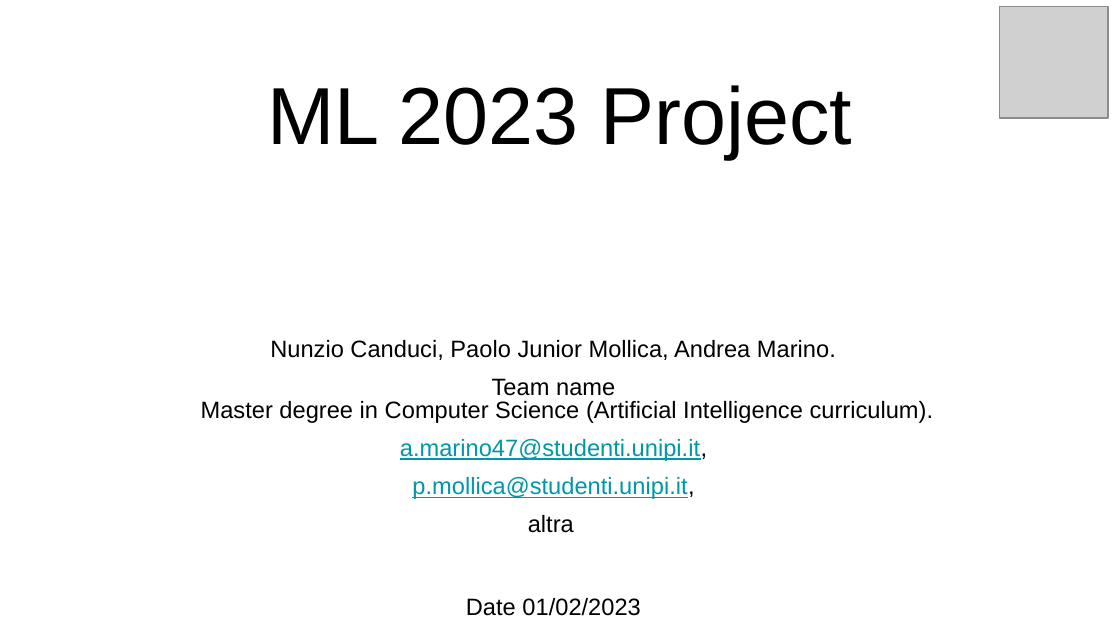
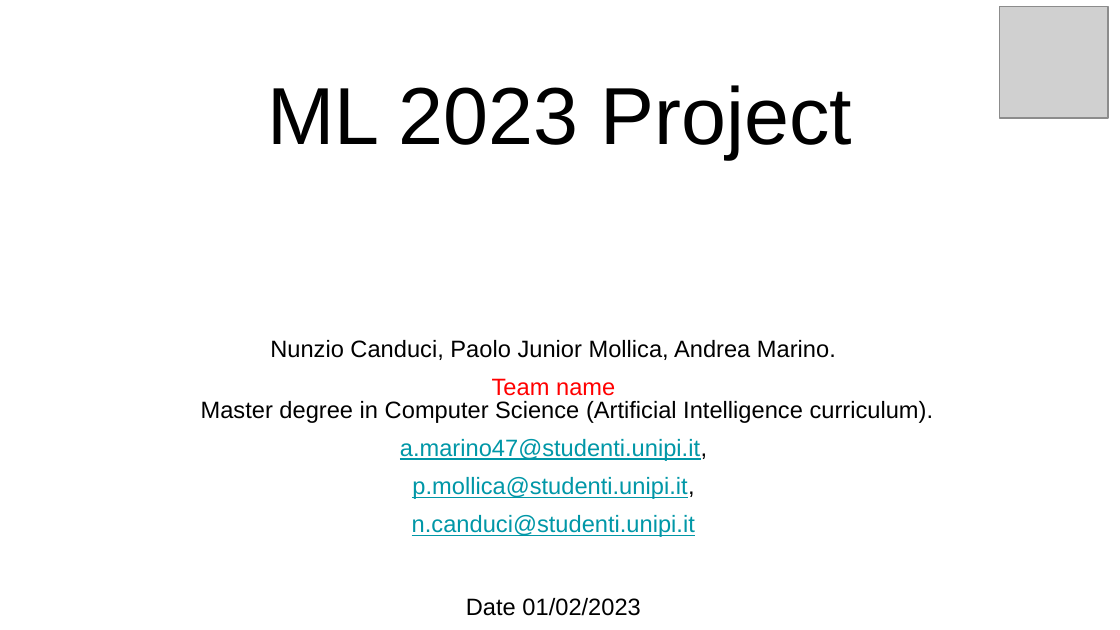
Before and after one commit to paolo-junior-mollica/machine-learning-project, a slide deck: slide 1 of relazione/ML-2023-PRJ-Slides-Demo.pptx. Drawn at 1120x630 pixels with LibreOffice and Linux fonts; fonts in the diff are those of the drawing; grey boxes stand for pictures. Boxes give left, top, right and bottom in pixels: in the first picture for what was removed or moved away, otherwise in the second. Text is boxed around its words. In the diff, an @@ line names an element or a change of style, - is before the commit and + after.

```diff
--- a/relazione/ML-2023-PRJ-Slides-Demo.pptx
+++ b/relazione/ML-2023-PRJ-Slides-Demo.pptx
@@ subtitle at (x1=201, y1=378, x2=934, y2=423): text colour #000000 to #FF0000 in "Team name" @@
@@ subtitle at (x1=412, y1=515, x2=695, y2=537): text changed; text colour #000000 to #0097A7 @@
-altra
+n.canduci@studenti.unipi.it
```
Also in this commit, not shown: 5 other slides changed, 4 slides added.
